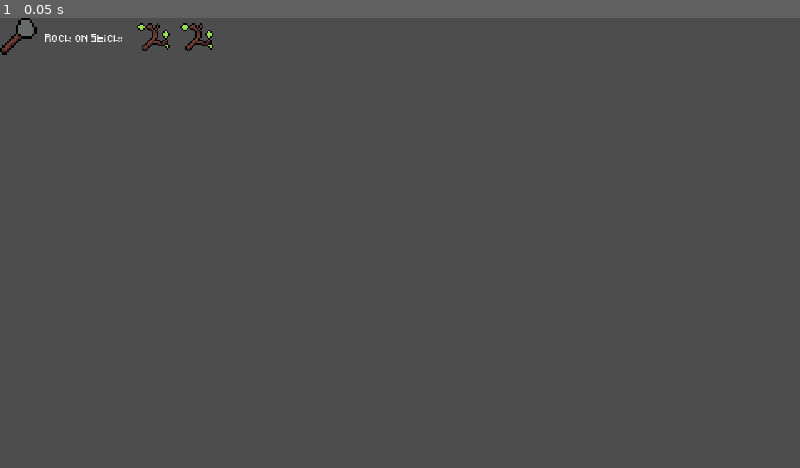
Above: before the commit, frame 1.
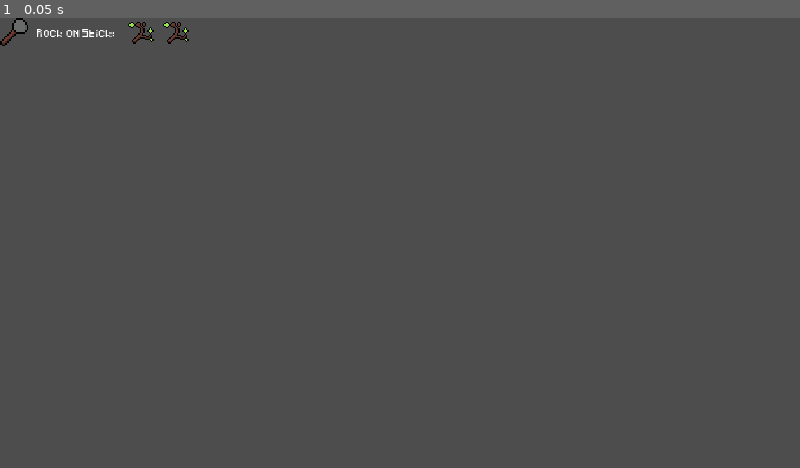
Above: after the commit, the same moment.

Repository: StormLight14/nightfall-mirror
Game: Godot game, scene res://ui/crafting/crafting_item.tscn
The game is run twice, just before and just after one commit, with the same random seed, the same clock (stepped at 60 frames per second) and the same inputs. This scene is started directly instead of the project's main scene.
Inputs:
- Up to frame 1 (0.05 s): no input

The runs differ from the first frame. In frame 1, 0.7% of the frame differs, in the area x 0-27%, y 0-9%.

Commit message:
show possible recipes in crafting ui

Diff:
--- a/ui/crafting/crafting.gd
+++ b/ui/crafting/crafting.gd
@@ -42,7 +42,9 @@
 func add_crafting_option(item: Dictionary) -> void:
 	# Add the crafting option to the UI (replace with actual UI logic)
 	# For now, just printing to console
-	print("Displaying crafting option: " + item.display_name)
+	var crafting_item = preload("res://ui/crafting/crafting_item.tscn").instantiate()
+	crafting_item.item = item
+	%CraftingItems.add_child(crafting_item)
 
 func clear_crafting_list() -> void:
 	# Clear the crafting list UI (replace with actual UI logic)
--- a/ui/crafting/crafting.tscn
+++ b/ui/crafting/crafting.tscn
@@ -10,7 +10,7 @@
 anchor_left = 1.0
 anchor_right = 1.0
 anchor_bottom = 1.0
-offset_left = -100.0
+offset_left = -128.0
 grow_horizontal = 0
 grow_vertical = 2
 script = ExtResource("1_3m5g2")
@@ -35,7 +35,8 @@
 theme_override_constants/margin_top = 20
 theme_override_constants/margin_right = 5
 
-[node name="VBoxContainer" type="VBoxContainer" parent="TextureRect/MarginContainer"]
+[node name="CraftingItems" type="VBoxContainer" parent="TextureRect/MarginContainer"]
+unique_name_in_owner = true
 layout_mode = 2
 
 [node name="CraftingLabel" type="Label" parent="."]
--- a/ui/crafting/crafting_item.gd
+++ b/ui/crafting/crafting_item.gd
@@ -1,6 +1,9 @@
 extends Control
 
-var item_id: String
+var item: Dictionary
 
 func _ready() -> void:
-	pass
+	if item:
+		%Item.texture = item.item_sprite
+		if len(item.crafting_ingredients) >= 1:
+			%Ingredient1.texture = Items.items[item.crafting_ingredients[0][0]].item_sprite
--- a/ui/crafting/crafting_item.tscn
+++ b/ui/crafting/crafting_item.tscn
@@ -17,11 +17,12 @@
 layout_mode = 1
 anchors_preset = 10
 anchor_right = 1.0
-offset_bottom = 22.0
+offset_bottom = 17.0
 grow_horizontal = 2
 theme_override_constants/separation = 5
 
 [node name="Item" type="TextureRect" parent="HBoxContainer"]
+unique_name_in_owner = true
 layout_mode = 2
 texture = ExtResource("2_j6tkh")
 expand_mode = 3
@@ -35,9 +36,15 @@
 layout_mode = 2
 
 [node name="Ingredient1" type="TextureRect" parent="HBoxContainer/HBoxContainer2"]
+unique_name_in_owner = true
 layout_mode = 2
 texture = ExtResource("3_qyrw1")
+expand_mode = 3
+stretch_mode = 4
 
 [node name="Ingredient2" type="TextureRect" parent="HBoxContainer/HBoxContainer2"]
+unique_name_in_owner = true
 layout_mode = 2
 texture = ExtResource("3_qyrw1")
+expand_mode = 3
+stretch_mode = 4
Binary file changed: ui/crafting/crafting_background.png
